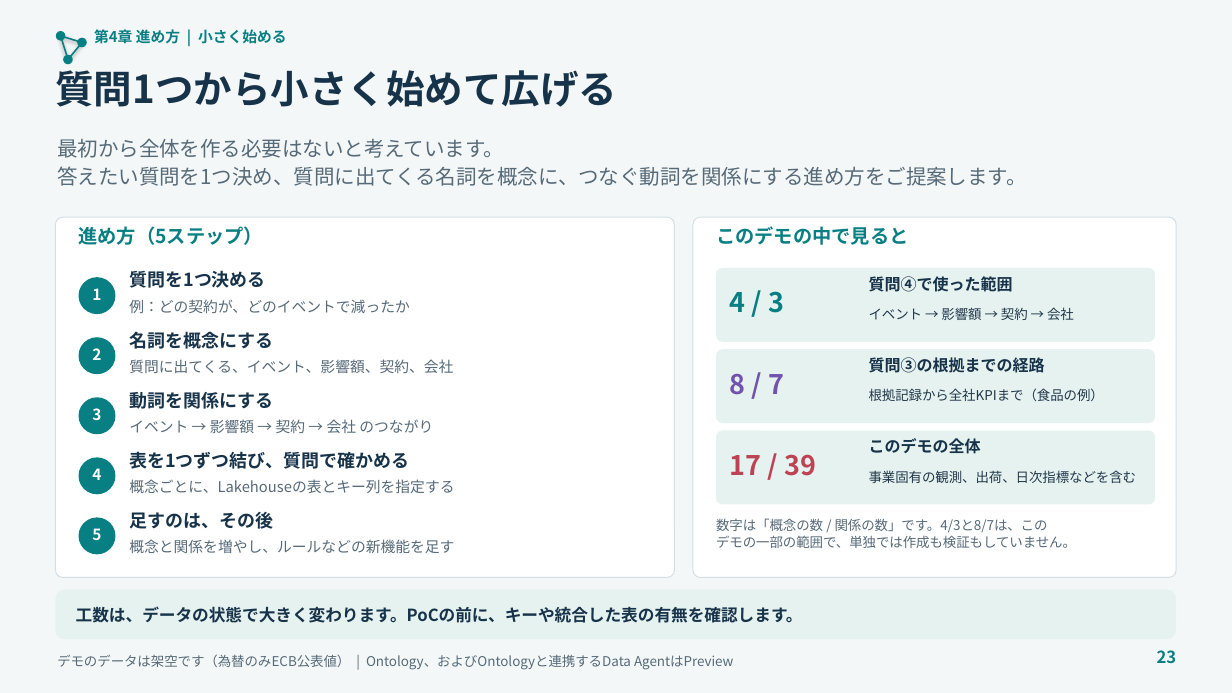
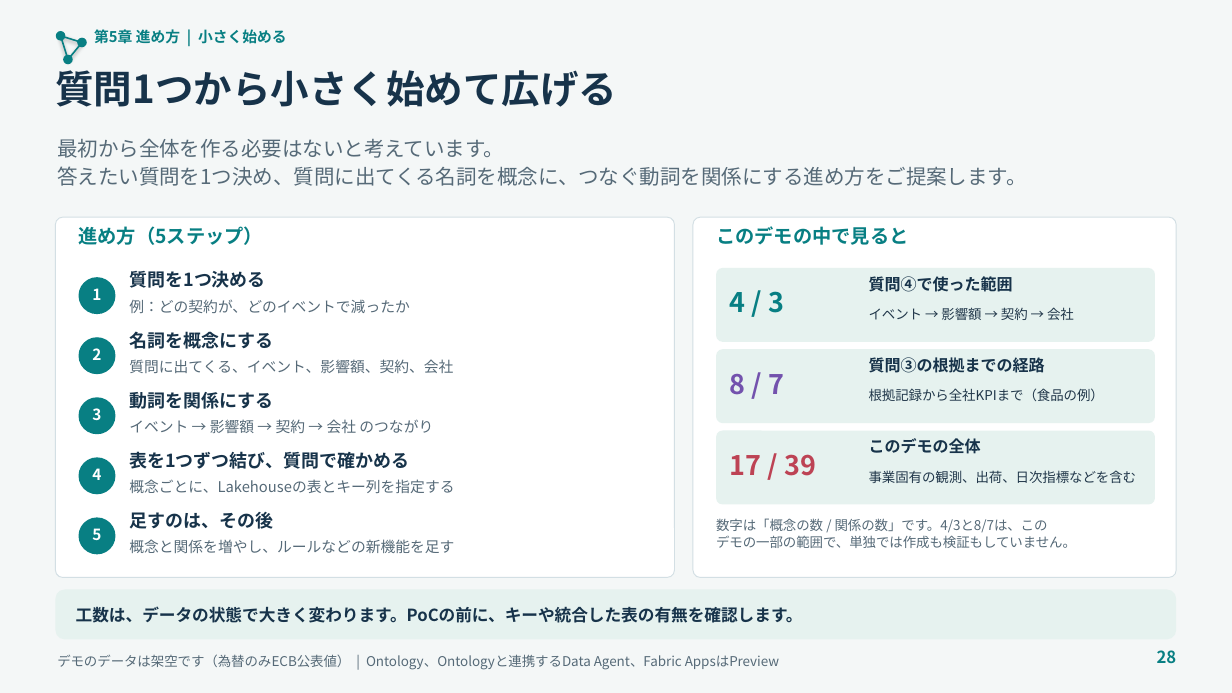
Before and after one commit to c-nova/FabricOntology_Trading, a slide deck: slide 28 of decks/TradingOntology_Customer_Deck_JA.pptx (slide 23 before the commit). Drawn at 1232x693 pixels with LibreOffice and Linux fonts; fonts in the diff are those of the drawing. Boxes give left, top, right and bottom in pixels: in the first picture for what was removed or moved away, otherwise in the second. Text is boxed around its words. In the diff, an @@ line names an element or a change of style, - is before the commit and + after.

```diff
--- a/decks/TradingOntology_Customer_Deck_JA.pptx
+++ b/decks/TradingOntology_Customer_Deck_JA.pptx
@@ text at [94,29,287,44]: text changed @@
-第4章 進め方 | 小さく始める
+第5章 進め方 | 小さく始める
@@ text at [57,654,779,670]: text changed @@
-デモのデータは架空です（為替のみECB公表値） | Ontology、およびOntologyと連携するData AgentはPreview
+デモのデータは架空です（為替のみECB公表値） | Ontology、Ontologyと連携するData Agent、Fabric AppsはPreview
@@ text at [1157,650,1177,664]: text changed @@
-23
+28
```
Also in this commit, not shown: 27 other slides changed, 5 slides added, 10 other files.
